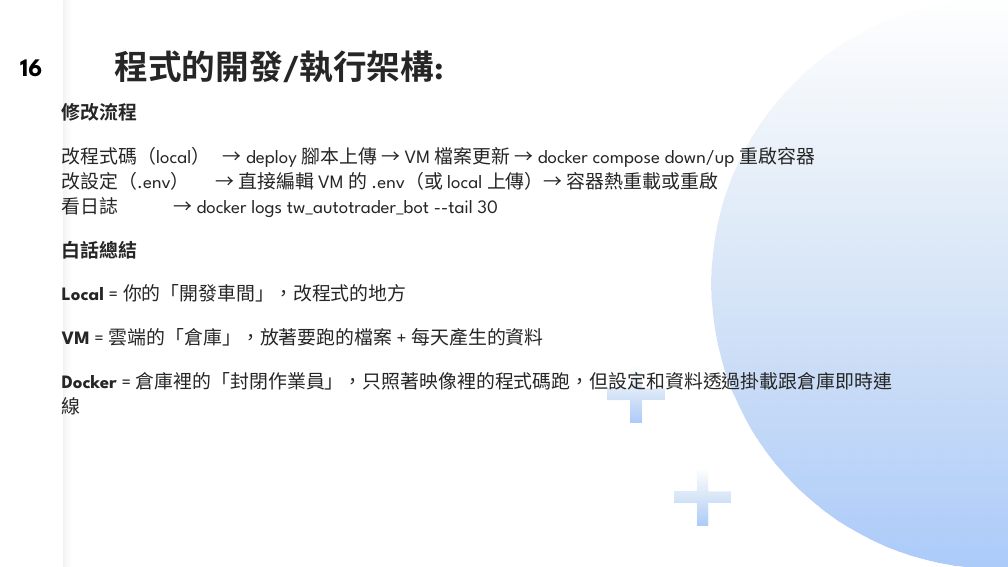
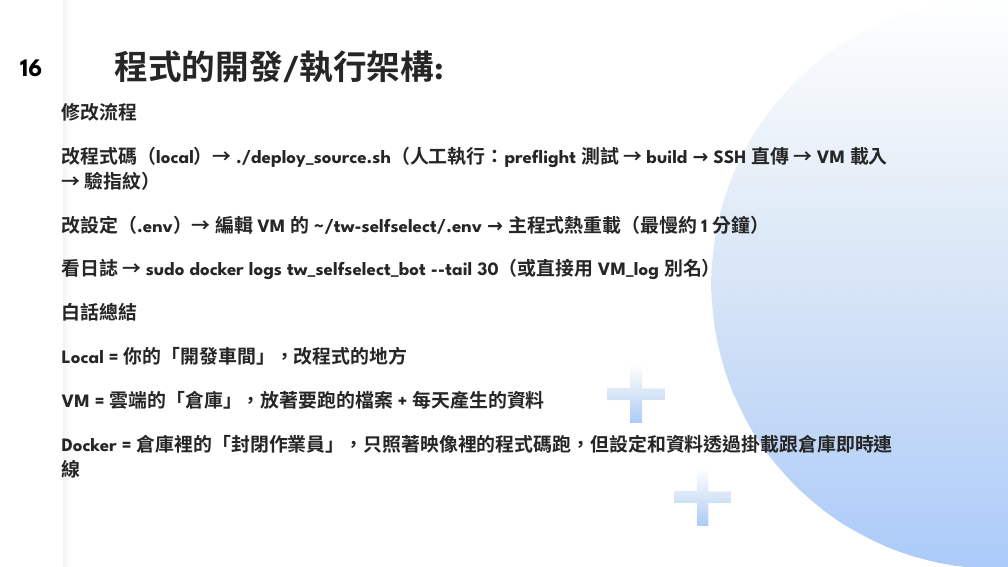
Before and after one commit to dinchentech/tw-selfselect, a slide deck: slide 16 of plans/ppt/TW-SELFSELECT台股買賣自動化系統-W2-講稿版.pptx. Drawn at 1008x567 pixels with LibreOffice and Linux fonts; fonts in the diff are those of the drawing. Boxes give left, top, right and bottom in pixels: in the first picture for what was removed or moved away, otherwise in the second. Text is boxed around its words. In the diff, an @@ line names an element or a change of style, - is before the commit and + after.

Commit message:
plans/ppt：部署章節改成 deploy_source.sh 流程（W2 s11–s17、W6 s2/s13）
- W2 三層架構圖重畫（Local → deploy_source.sh → VM ~/tw-selfselect → 容器 tw_selfselect_bot），
  說明 whl 進 git、p12／ini 不進、舊目錄保留可回滾
- W2 s14–s16 拿掉 pyarmor／加密版／deploy_crypted/deploy_user；改成 ./deploy_source.sh
  （preflight 測試 → build → SSH 直傳 → 載入 → 驗指紋）與四個掛載
- W2 s17 指令速查更新：./deploy_source.sh、docker compose down/up、docker logs tw_selfselect_bot
- W6 s2 講稿第五步、W6 s13 內文/講稿改成 deploy_source.sh；s13 舊 deploy_user.sh 截圖移除留提示
- 修剪圖文後以 LibreOffice 抽頁確認版面

```diff
--- a/plans/ppt/TW-SELFSELECT台股買賣自動化系統-W2-講稿版.pptx
+++ b/plans/ppt/TW-SELFSELECT台股買賣自動化系統-W2-講稿版.pptx
@@ text at <box>62,103,893,478</box>: bold on in "= 你的「開發車間」，改程式的地方", "= 雲端的「倉庫」，放著要跑的檔案 + 每天產生的資料", "= 倉庫裡的「封閉作業員」，只照著映像裡的程式碼跑，但設定和資料透過掛載跟倉庫即時連線" @@
@@ text at <box>62,147,888,279</box>: text changed; bold on @@
-改程式碼（local） → deploy 腳本上傳 → VM 檔案更新 → docker compose down/up 重啟容器
-改設定（.env） → 直接編輯 VM 的 .env（或 local 上傳）→ 容器熱重載或重啟
-看日誌 → docker logs tw_autotrader_bot --tail 30
+改程式碼（local）→ ./deploy_source.sh（人工執行：preflight 測試 → build → SSH 直傳 → VM 載入 → 驗指紋）
+改設定（.env）→ 編輯 VM 的 ~/tw-selfselect/.env → 主程式熱重載（最慢約 1 分鐘）
+看日誌 → sudo docker logs tw_selfselect_bot --tail 30（或直接用 VM_log 別名）
```
Also in this commit, not shown: 7 other slides changed, 2 other files.
